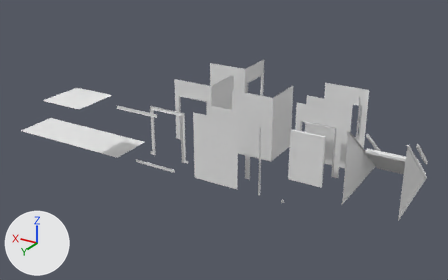
One commit to the Blender file resources/data/craftsmanWalls.blend: the scene before it, then after it.
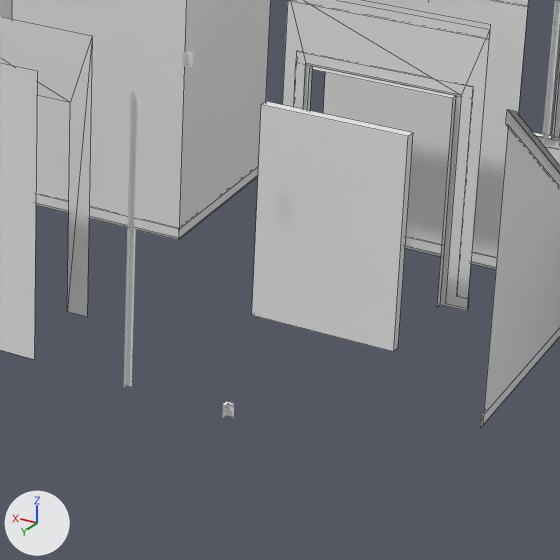
Each version appears first whole from a 50 mm camera at (-8.64, 19.7, 11.38) aimed at (4.34, -1.93, 0.57), and next in a close-up on the part from 51% to 80% of the width and 38% to 84% of the height. Lighting does not change. The marker at lower left points along +X, +Y and +Z. The close-ups show mesh edges as thin lines.

Objects in the first close-up: 'corner', 'door', 'doorway', 'frontWallLeftWall', 'primDoorway', 'primWall', 'primWallCorner', 'stairWallSideRight', 'wall'.
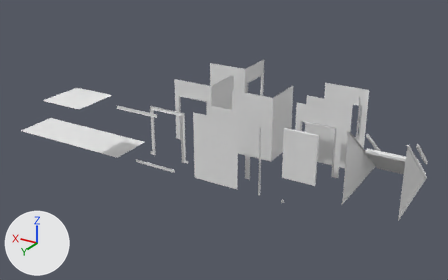
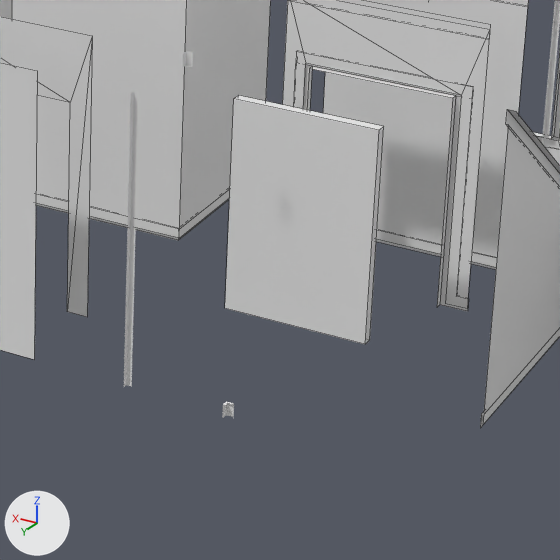
Where the change shows, as pixel boxes (x1, y1, x2, y2) in the close-ups (560 x 560 px):
'door', moved
    before: (252, 101, 413, 352)
    after: (225, 95, 384, 344)

The change, as a diff of the scene's bpy script:
```diff
--- a/resources/data/craftsmanWalls.blend.py
+++ b/resources/data/craftsmanWalls.blend.py
@@ ob_door @@
 ob_door = bpy.data.objects.new('door', me_door)
-ob_door.location = (0.72, -1.0, 0.0)
+ob_door.location = (1.0, -1.0, 0.0)
```
